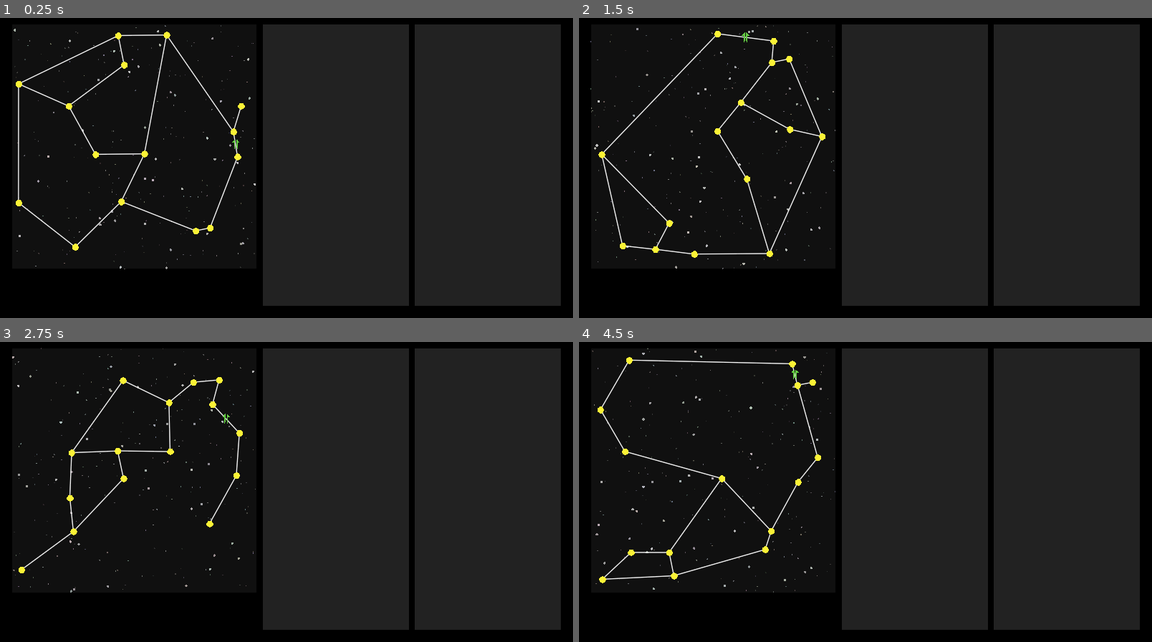
Above: before the commit, frames 1-4 (two rows, left to right).
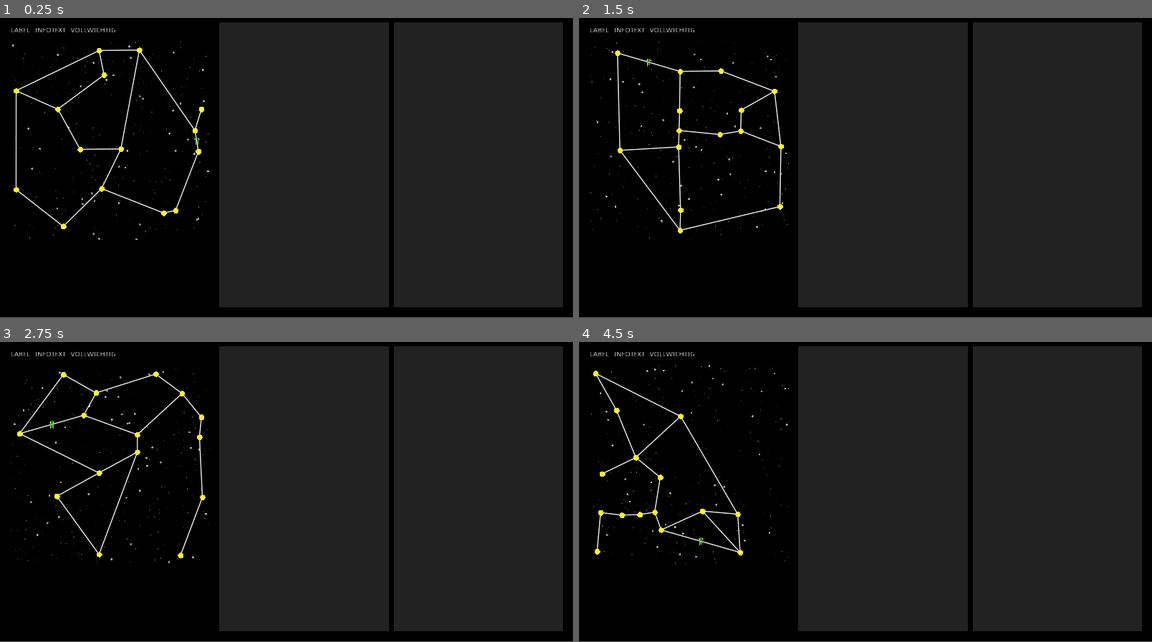
Above: after the commit, the same moments.

Repository: riidom/StarText_Adventures
Game: Godot game, scene res://Main/__GAME__.tscn
Two runs of this game, one before a commit and one after it. Both use one fixed random seed, a clock stepped at 60 frames per second and the inputs below.
Inputs (mouse positions are in pixels of both pictures, inside the frame that each line leads up to):
- Up to frame 1 (0.25 s): no input
- Up to frame 2 (1.5 s): tap Enter (ui_accept) at 0.5, 0.77, 1.25 s; move the mouse to (991, 150) at 0.52 s; move the mouse to (750, 180) at 1.27 s
- Up to frame 3 (2.75 s): tap Enter (ui_accept) at 1.52, 2 s; move the mouse to (343, 423) at 2.02 s
- Up to frame 4 (4.5 s): tap Enter (ui_accept) at 2.75, 3.02, 3.5, 3.77, 4.25 s; move the mouse to (836, 549) at 2.77 s; move the mouse to (1037, 534) at 3.52 s; move the mouse to (693, 444) at 4.27 s
In our replay, the window is 800x427 before the commit and 800x426 after it. These sizes can differ from the game's own. Grey fills any space a smaller window leaves; there, only what the larger window draws over its background counts as a difference.

The runs differ from the first frame. In frame 1, 7.3% of the frame differs, in the area x 2-99%, y 1-97%; in frame 2, 7.3%; in frame 3, 6.9%; in frame 4, 7.1%.
Error after the commit: Parse Error: Variable "Label" shadows a native class. (res://Main/TextLeft.gd:4)

Commit message:
UI more robust on resizing, buttons above map now

Diff:
--- /dev/null
+++ b/Main/TextLeft.gd
@@ -0,0 +1,8 @@
+extends ColorRect
+
+
+onready var Label = $Scroll/Margin/RichTextLabel
+
+
+func _ready() -> void:
+	Label.text = "Welcome onboard, captain!"
--- a/Main/__GAME__.gd
+++ b/Main/__GAME__.gd
@@ -1,11 +1,11 @@
 extends Control
 
 
-onready var Starmap = $MainUI/HBoxContainer/StarMapContainer/Starmap
+onready var Starmap = $MainUI/HBox/Map_Status/StarMapContainer/Starmap
 
-onready var StarsFolder = $MainUI/HBoxContainer/StarMapContainer/Starmap/StarsFolder
+onready var StarsFolder = $MainUI/HBox/Map_Status/StarMapContainer/Starmap/StarsFolder
 var StarsArray := []
-onready var StarlanesFolder = $MainUI/HBoxContainer/StarMapContainer/Starmap/StarlanesFolder
+onready var StarlanesFolder = $MainUI/HBox/Map_Status/StarMapContainer/Starmap/StarlanesFolder
 var StarlanesArray := []
 
 onready var Player = $Player
--- a/Main/__GAME__.tscn
+++ b/Main/__GAME__.tscn
@@ -1,20 +1,23 @@
-[gd_scene load_steps=7 format=2]
+[gd_scene load_steps=8 format=2]
 
 [ext_resource path="res://Starmap/Starmap.tscn" type="PackedScene" id=1]
 [ext_resource path="res://UI/SpaceGrotesk-Bold_16px.tres" type="DynamicFont" id=2]
 [ext_resource path="res://UI/SpaceGrotesk-Normal_16px.tres" type="DynamicFont" id=3]
+[ext_resource path="res://Main/TextLeft.gd" type="Script" id=4]
 [ext_resource path="res://Player/Player.gd" type="Script" id=5]
 [ext_resource path="res://Main/__GAME__.gd" type="Script" id=6]
 
-[sub_resource type="GDScript" id=1]
-script/source = "extends Container
-
-
-onready var StarMap = $Starmap
+[sub_resource type="GDScript" id=2]
+script/source = "extends HBoxContainer
+
+onready var StarMap = $Map_Status/StarMapContainer/Starmap
 
 
 func _ready() -> void:
-	rect_size = Vector2(StarMap.get_size(), StarMap.get_size())
+	$Map_Status.rect_size = Vector2(int(StarMap.get_size() + 20), int(StarMap.get_size() + 20))
+	$TextLeft.rect_size.x = int((rect_size.x - $Map_Status.rect_size.x) / 2)
+	$TextRight.rect_size.x = int((rect_size.x - $Map_Status.rect_size.x) / 2)
+	prints(rect_size.x, $Map_Status.rect_size.x, $TextLeft.rect_size.x, $TextRight.rect_size.x)
 "
 
 [node name="__GAME__" type="Control"]
@@ -46,38 +49,90 @@
 "_edit_use_anchors_": false
 }
 
-[node name="HBoxContainer" type="HBoxContainer" parent="MainUI"]
+[node name="HBox" type="HBoxContainer" parent="MainUI"]
 margin_left = 20.0
 margin_top = 20.0
-margin_right = 940.0
-margin_bottom = 492.0
+margin_right = 1132.0
+margin_bottom = 594.0
+grow_horizontal = 2
+size_flags_horizontal = 3
+size_flags_vertical = 3
 custom_constants/separation = 10
-__meta__ = {
-"_edit_use_anchors_": false
-}
-
-[node name="StarMapContainer" type="Container" parent="MainUI/HBoxContainer"]
-margin_right = 410.0
-margin_bottom = 472.0
+script = SubResource( 2 )
+__meta__ = {
+"_edit_use_anchors_": false
+}
+
+[node name="Map_Status" type="VBoxContainer" parent="MainUI/HBox"]
+margin_right = 410.0
+margin_bottom = 574.0
+size_flags_horizontal = 3
+
+[node name="Statuszeile" type="MarginContainer" parent="MainUI/HBox/Map_Status"]
+margin_right = 410.0
+margin_bottom = 34.0
+grow_horizontal = 2
+grow_vertical = 2
+custom_constants/margin_top = 10
+custom_constants/margin_bottom = 10
+
+[node name="HBox3" type="HBoxContainer" parent="MainUI/HBox/Map_Status/Statuszeile"]
+margin_top = 10.0
+margin_right = 410.0
+margin_bottom = 24.0
+custom_constants/separation = 10
+
+[node name="Label" type="Label" parent="MainUI/HBox/Map_Status/Statuszeile/HBox3"]
+margin_right = 39.0
+margin_bottom = 14.0
+text = "LABEL"
+
+[node name="Label2" type="Label" parent="MainUI/HBox/Map_Status/Statuszeile/HBox3"]
+margin_left = 49.0
+margin_right = 111.0
+margin_bottom = 14.0
+text = "INFOTEXT"
+
+[node name="Label3" type="Label" parent="MainUI/HBox/Map_Status/Statuszeile/HBox3"]
+margin_left = 121.0
+margin_right = 212.0
+margin_bottom = 14.0
+text = "VOLLWICHTIG"
+
+[node name="StarMapContainer" type="CenterContainer" parent="MainUI/HBox/Map_Status"]
+margin_top = 38.0
+margin_right = 410.0
+margin_bottom = 448.0
 rect_min_size = Vector2( 410, 410 )
-script = SubResource( 1 )
-
-[node name="Starmap" parent="MainUI/HBoxContainer/StarMapContainer" instance=ExtResource( 1 )]
-
-[node name="TextLeft" type="ColorRect" parent="MainUI/HBoxContainer"]
+size_flags_horizontal = 3
+
+[node name="Starmap" parent="MainUI/HBox/Map_Status/StarMapContainer" instance=ExtResource( 1 )]
+
+[node name="TextLeft" type="ColorRect" parent="MainUI/HBox"]
 margin_left = 420.0
-margin_right = 665.0
-margin_bottom = 472.0
+margin_right = 761.0
+margin_bottom = 574.0
 size_flags_horizontal = 3
 size_flags_vertical = 3
 color = Color( 0.133333, 0.133333, 0.133333, 1 )
-__meta__ = {
-"_edit_use_anchors_": false
-}
-
-[node name="Margin" type="MarginContainer" parent="MainUI/HBoxContainer/TextLeft"]
-anchor_right = 1.0
-anchor_bottom = 1.0
+script = ExtResource( 4 )
+__meta__ = {
+"_edit_use_anchors_": false
+}
+
+[node name="Scroll" type="ScrollContainer" parent="MainUI/HBox/TextLeft"]
+anchor_right = 1.0
+anchor_bottom = 1.0
+size_flags_horizontal = 3
+size_flags_vertical = 3
+__meta__ = {
+"_edit_use_anchors_": false
+}
+
+[node name="Margin" type="MarginContainer" parent="MainUI/HBox/TextLeft/Scroll"]
+margin_right = 341.0
+margin_bottom = 574.0
+size_flags_horizontal = 3
 size_flags_vertical = 3
 custom_constants/margin_right = 10
 custom_constants/margin_top = 10
@@ -87,25 +142,26 @@
 "_edit_use_anchors_": false
 }
 
-[node name="RichTextLabel" type="RichTextLabel" parent="MainUI/HBoxContainer/TextLeft/Margin"]
+[node name="RichTextLabel" type="RichTextLabel" parent="MainUI/HBox/TextLeft/Scroll/Margin"]
 margin_left = 10.0
 margin_top = 10.0
-margin_right = 235.0
-margin_bottom = 462.0
-rect_min_size = Vector2( 200, 0 )
+margin_right = 331.0
+margin_bottom = 564.0
+size_flags_horizontal = 3
 size_flags_vertical = 3
 custom_fonts/bold_font = ExtResource( 2 )
 custom_fonts/normal_font = ExtResource( 3 )
 text = "Text test Text test Text test Text test Text test Text test Text test Text test Text test Text test Text test Text test Text test Text test "
 fit_content_height = true
-__meta__ = {
-"_edit_use_anchors_": false
-}
-
-[node name="TextRight" type="ColorRect" parent="MainUI/HBoxContainer"]
-margin_left = 675.0
-margin_right = 920.0
-margin_bottom = 472.0
+scroll_following = true
+__meta__ = {
+"_edit_use_anchors_": false
+}
+
+[node name="TextRight" type="ColorRect" parent="MainUI/HBox"]
+margin_left = 771.0
+margin_right = 1112.0
+margin_bottom = 574.0
 size_flags_horizontal = 3
 size_flags_vertical = 3
 color = Color( 0.133333, 0.133333, 0.133333, 1 )
@@ -113,9 +169,10 @@
 "_edit_use_anchors_": false
 }
 
-[node name="Margin" type="MarginContainer" parent="MainUI/HBoxContainer/TextRight"]
-anchor_right = 1.0
-anchor_bottom = 1.0
+[node name="Margin" type="MarginContainer" parent="MainUI/HBox/TextRight"]
+anchor_right = 1.0
+anchor_bottom = 1.0
+rect_min_size = Vector2( 200, 0 )
 size_flags_vertical = 3
 custom_constants/margin_right = 10
 custom_constants/margin_top = 10
@@ -125,11 +182,11 @@
 "_edit_use_anchors_": false
 }
 
-[node name="RichTextLabel" type="RichTextLabel" parent="MainUI/HBoxContainer/TextRight/Margin"]
+[node name="RichTextLabel" type="RichTextLabel" parent="MainUI/HBox/TextRight/Margin"]
 margin_left = 10.0
 margin_top = 10.0
-margin_right = 235.0
-margin_bottom = 462.0
+margin_right = 331.0
+margin_bottom = 564.0
 rect_min_size = Vector2( 200, 0 )
 size_flags_vertical = 3
 custom_fonts/bold_font = ExtResource( 2 )
--- a/Starmap/Starmap.gd
+++ b/Starmap/Starmap.gd
@@ -13,7 +13,7 @@
 var amount_of_stars := 0 # gets counted during map creation
 
 var map_size := Vector2(10, 10) # measured in sectors
-var sector_size := 35 # in pixels
+var sector_size := 40 # in pixels
 var sector_padding := round(sector_size / 15.0) # dont place stars closer than # px to sector border
 var map_px_size := map_size.x * sector_size
 
@@ -29,8 +29,6 @@
 	init_seed = randi()# % 1000000
 	print("Seed: %s" % init_seed)
 	seed(init_seed)
-	map_px_size = min(get_viewport_rect().size.x, get_viewport_rect().size.y) * 0.8
-	$ColorRect.rect_size = Vector2(map_px_size, map_px_size)
 	init_map()
 
 
@@ -194,13 +192,6 @@
 	return map_px_size
 
 
-func _on_ColorRect_resized() -> void:
-	map_px_size = min(get_viewport_rect().size.x, get_viewport_rect().size.y) * 0.8
-	$ColorRect.rect_size = Vector2(map_px_size, map_px_size)
-	sector_size = int(map_px_size / map_size.x) # in pixels
-	sector_padding = round(sector_size / 15.0)
-
-
 func on_player_location_updated(location):
 	PlayerIndicator.position = location.position
 	if location.get_class() == "Star":
--- a/Starmap/Starmap.tscn
+++ b/Starmap/Starmap.tscn
@@ -32,4 +32,3 @@
 }
 
 [node name="PlayerIndicator" type="Sprite" parent="."]
-[connection signal="resized" from="ColorRect" to="." method="_on_ColorRect_resized"]
--- a/UI/SpaceGrotesk-Normal_16px.tres
+++ b/UI/SpaceGrotesk-Normal_16px.tres
@@ -2,6 +2,5 @@
 
 [ext_resource path="res://BinaryAssets/SpaceGrotesk-400.ttf" type="DynamicFontData" id=1]
 
-
 [resource]
 font_data = ExtResource( 1 )
--- a/project.godot
+++ b/project.godot
@@ -35,8 +35,8 @@
 
 [display]
 
-window/size/width=960
-window/size/height=512
+window/size/width=1152
+window/size/height=614
 window/stretch/mode="2d"
 window/stretch/aspect="keep_width"
 
